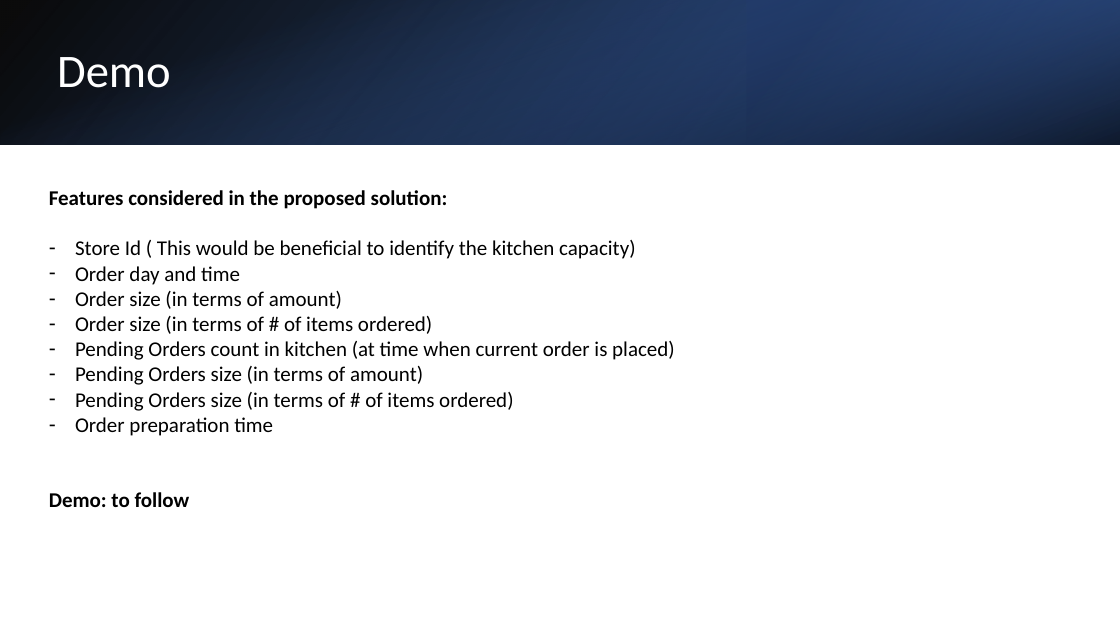
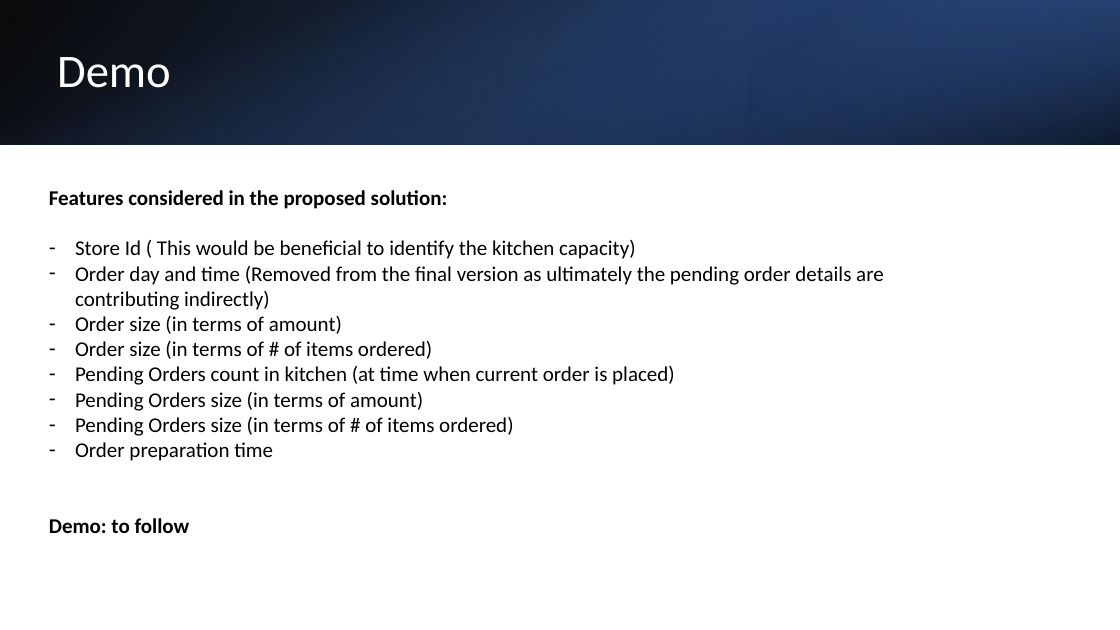
Before and after one commit to sourabh-dogra-par/par-hackathon-2023, a slide deck: slide 4 of Hackathon2023-AI-Chauffeurs.pptx. Drawn at 1120x630 pixels with LibreOffice and Linux fonts; fonts in the diff are those of the drawing. Boxes give left, top, right and bottom in pixels: in the first picture for what was removed or moved away, otherwise in the second. Text is boxed around its words. In the diff, an @@ line names an element or a change of style, - is before the commit and + after.

```diff
--- a/Hackathon2023-AI-Chauffeurs.pptx
+++ b/Hackathon2023-AI-Chauffeurs.pptx
@@ text at [75, 266, 884, 310]: text changed @@
-– Order day and time
+– Order day and time (Removed from the final version as ultimately the pending order details are contributing indirectly)
```
Also in this commit, not shown: 2 other slides changed, 1 other file.
